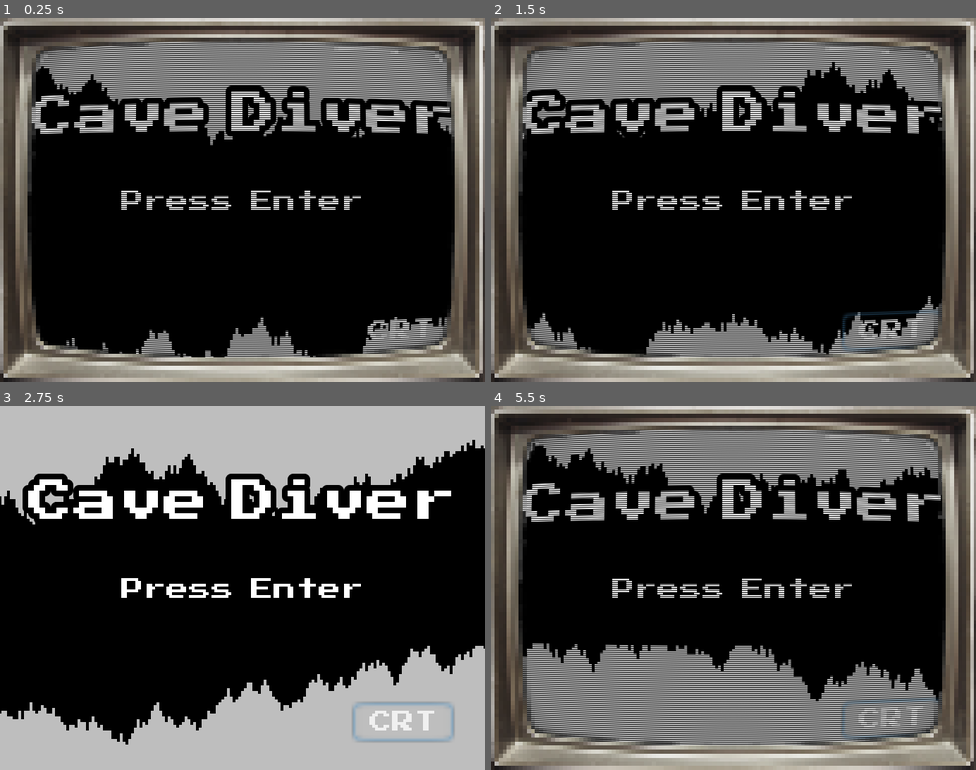
Above: before the commit, frames 1-4 (two rows, left to right).
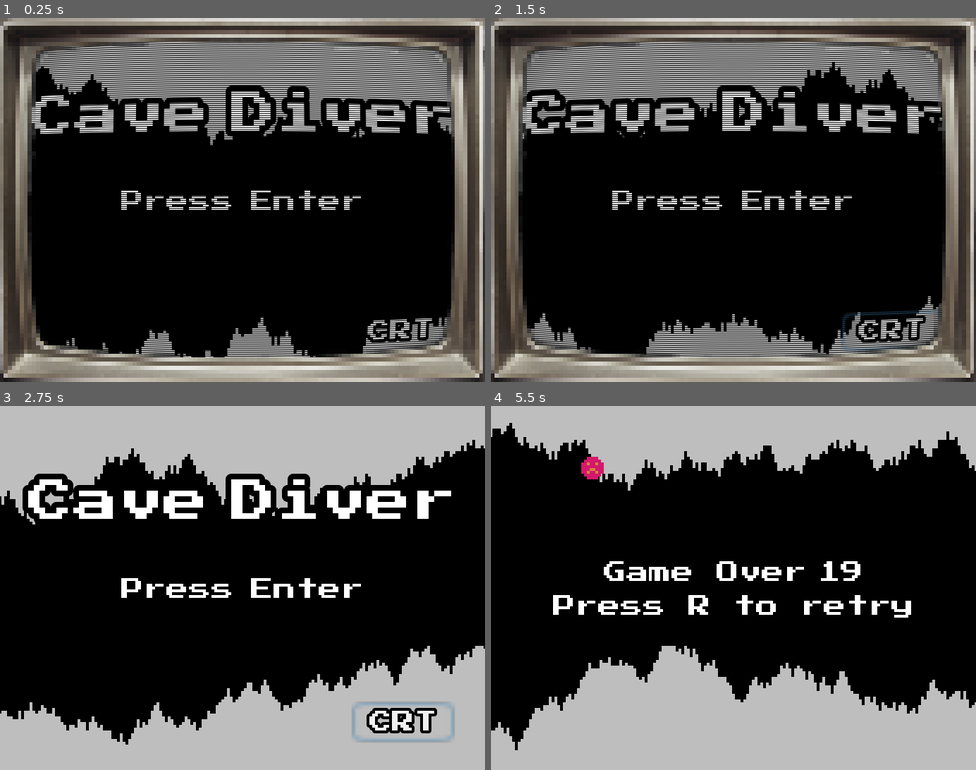
Above: after the commit, the same moments.

Repository: JhonAlexRojas/My_new_first_game
Game: Godot game, scene res://Scenes/Menu.tscn
Two runs of this game, one before a commit and one after it. Both use one fixed random seed, a clock stepped at 60 frames per second and the inputs below.
Inputs:
- Up to frame 1 (0.25 s): no input
- Up to frame 2 (1.5 s): click "CRT" at 0.5 s; click "CRT" at 1.25 s
- Up to frame 3 (2.75 s): click "CRT" at 2 s
- Up to frame 4 (5.5 s): tap Enter (ui_accept) at 2.75, 2.85, 3.02, 3.32, 3.5, 3.6, 3.77, 4.07, 4.25, 4.35, 5, 5.1, 5.27 s

The runs differ from the first frame. In frame 1, 0.3% of the frame differs, in the area x 75-89%, y 82-90%; in frame 2, 0.3%; in frame 3, 0.5%; in frame 4, 56%, in the area x 0-100%, y 0-100%.

Commit message:
1.0 Release

Diff:
--- a/Scenes/Level.tscn
+++ b/Scenes/Level.tscn
@@ -1,9 +1,8 @@
-[gd_scene load_steps=6 format=2]
+[gd_scene load_steps=5 format=2]
 
 [ext_resource path="res://Scenes/Player.tscn" type="PackedScene" id=1]
 [ext_resource path="res://Scenes/Cave.tscn" type="PackedScene" id=2]
 [ext_resource path="res://Scenes/HUB.tscn" type="PackedScene" id=3]
-[ext_resource path="res://Images/Frame.png" type="Texture" id=4]
 [ext_resource path="res://Scenes/CRT.tscn" type="PackedScene" id=5]
 
 [node name="Level" type="Node"]
@@ -14,12 +13,6 @@
 
 [node name="Player" parent="." instance=ExtResource( 1 )]
 
-[node name="Frame" type="Sprite" parent="."]
-visible = false
-scale = Vector2( 1, 1.15 )
-texture = ExtResource( 4 )
-centered = false
-
 [node name="CRT" parent="." instance=ExtResource( 5 )]
 
 [connection signal="game_over" from="Player" to="HUB" method="_on_Player_game_over"]
--- a/Scenes/Menu.tscn
+++ b/Scenes/Menu.tscn
@@ -19,6 +19,8 @@
 
 [sub_resource type="DynamicFont" id=3]
 size = 8
+outline_size = 1
+outline_color = Color( 0, 0, 0, 1 )
 font_data = ExtResource( 2 )
 
 [node name="Menu" type="CanvasLayer"]
@@ -78,9 +80,6 @@
 margin_right = -11.0
 margin_bottom = -10.0
 alignment = 1
-__meta__ = {
-"_edit_use_anchors_": false
-}
 
 [node name="CRTButton" type="Button" parent="ButtomCRTContainer"]
 margin_right = 36.0
--- a/Scenes/Player.tscn
+++ b/Scenes/Player.tscn
@@ -4,23 +4,23 @@
 [ext_resource path="res://Scripts/Player.gd" type="Script" id=2]
 [ext_resource path="res://Sound/sfx_jump.wav" type="AudioStream" id=3]
 
-[sub_resource type="AtlasTexture" id=1]
+[sub_resource type="AtlasTexture" id=3]
 atlas = ExtResource( 1 )
-region = Rect2( 0, 0, 8, 8 )
+region = Rect2( 0, 16, 8, 8 )
 
 [sub_resource type="AtlasTexture" id=2]
 atlas = ExtResource( 1 )
 region = Rect2( 0, 8, 8, 8 )
 
-[sub_resource type="AtlasTexture" id=3]
+[sub_resource type="AtlasTexture" id=1]
 atlas = ExtResource( 1 )
-region = Rect2( 0, 16, 8, 8 )
+region = Rect2( 0, 0, 8, 8 )
 
 [sub_resource type="SpriteFrames" id=4]
 animations = [ {
-"frames": [ SubResource( 1 ) ],
+"frames": [ SubResource( 3 ) ],
 "loop": true,
-"name": "rise",
+"name": "dead",
 "speed": 5.0
 }, {
 "frames": [ SubResource( 2 ) ],
@@ -28,9 +28,9 @@
 "name": "fall",
 "speed": 5.0
 }, {
-"frames": [ SubResource( 3 ) ],
+"frames": [ SubResource( 1 ) ],
 "loop": true,
-"name": "dead",
+"name": "rise",
 "speed": 5.0
 } ]
 
@@ -44,4 +44,4 @@
 
 [node name="AudioStreamPlayer" type="AudioStreamPlayer" parent="."]
 stream = ExtResource( 3 )
-volume_db = 2.5
+volume_db = 24.0
--- a/Scripts/Player.gd
+++ b/Scripts/Player.gd
@@ -4,7 +4,7 @@
 signal game_over
 
 
-const GRAVITY = 0.2
+const GRAVITY = 0.2 * 60.0
 var dy = 0.0 # Displacement in the Y axis
 var game_over = false
 
@@ -18,20 +18,23 @@
 
 	# Update Player
 	if not game_over:
+		check_hit()
 		move_player()
-		check_hit()
+
+
+func _physics_process(delta):
+	dy += GRAVITY
+
+	# Move to new position
+	if not game_over:
+		position.y += dy * delta
 
 
 func move_player():
-	dy += GRAVITY
-
 	# Jump
 	if Input.is_action_just_pressed("ui_accept"):
-		dy -= 5
+		dy -= 5.0 * 60.0
 		$AudioStreamPlayer.play()
-
-	# Move to new position
-	position.y += dy
 
 
 func draw_player():
Not shown, changed: Images/Player.png.import
Not shown, changed: Images/TV.png.import
